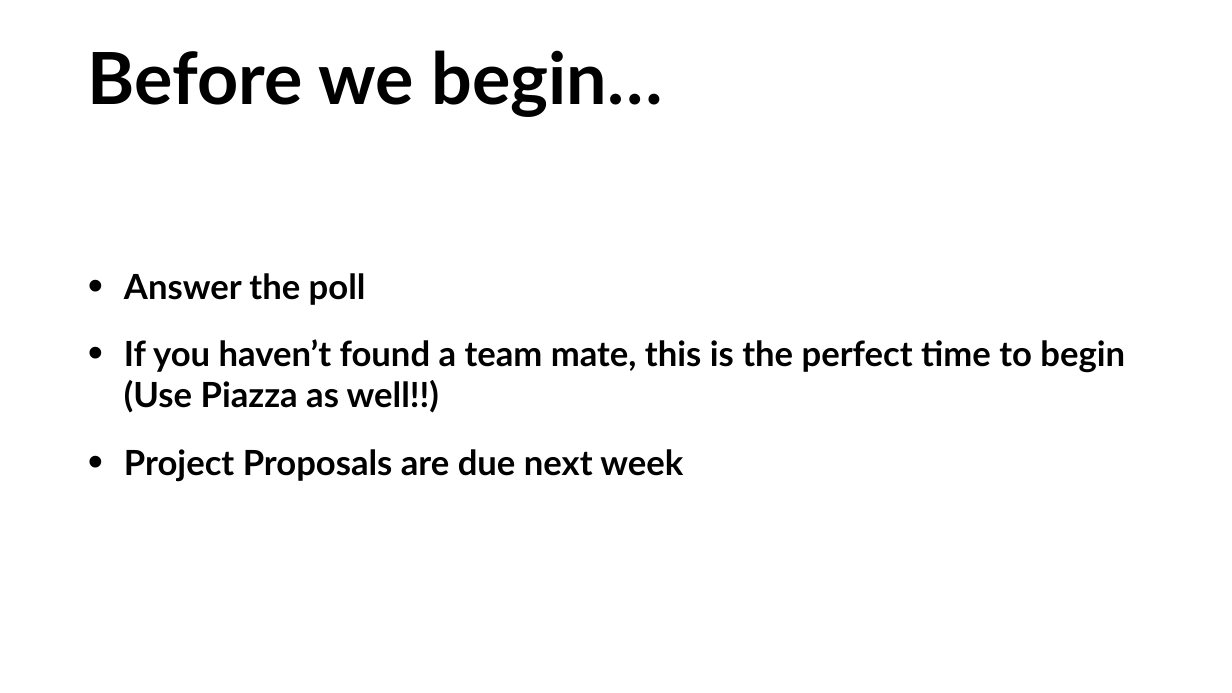
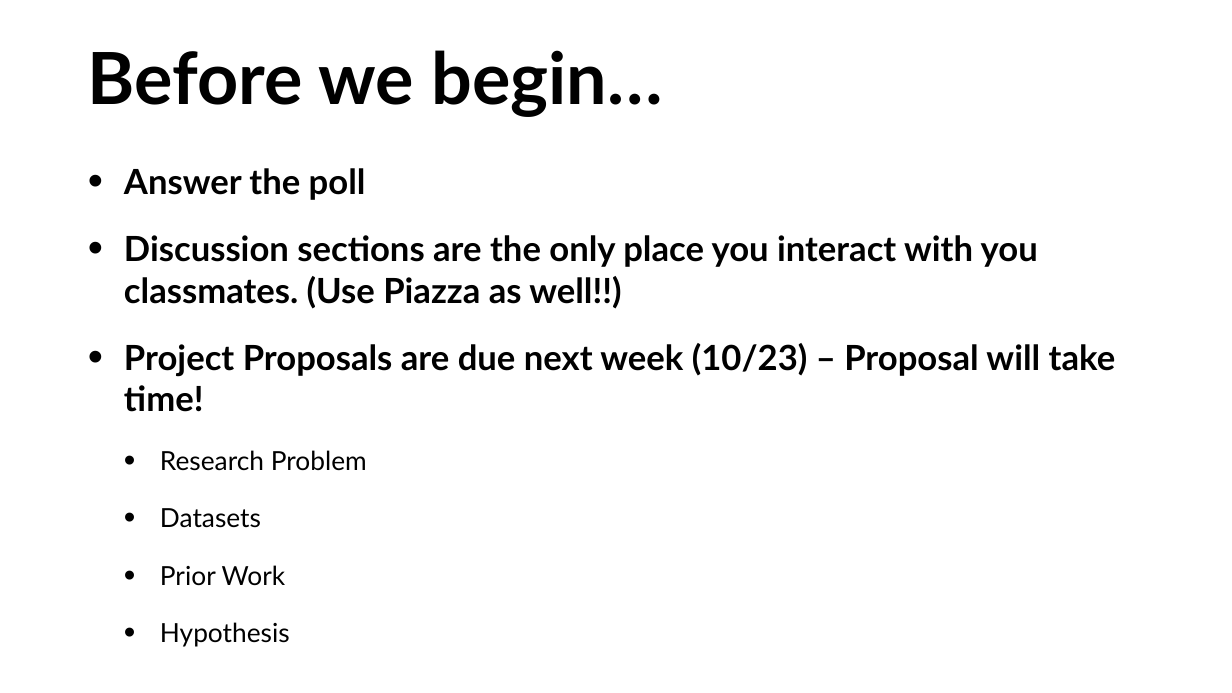
Before and after one commit to COGS108/Section-Fa20, a slide deck: slide 3 of disc02/disc02.pptx. Drawn at 1232x693 pixels with LibreOffice and Linux fonts; fonts in the diff are those of the drawing. Boxes give left, top, right and bottom in pixels: in the first picture for what was removed or moved away, otherwise in the second. Text is boxed around its words. In the diff, an @@ line names an element or a change of style, - is before the commit and + after.

```diff
--- a/disc02/disc02.pptx
+++ b/disc02/disc02.pptx
@@ text "Answer the poll" moved from (x1=124, y1=273, x2=1125, y2=482) to (x1=124, y1=168, x2=1116, y2=647) @@
@@ text at (x1=124, y1=235, x2=1116, y2=647): text changed @@
-• If you haven’t found a team mate, this is the perfect time to begin (Use Piazza as well!!)
-• Project Proposals are due next week
+• Discussion sections are the only place you interact with you classmates. (Use Piazza as well!!)
+• Project Proposals are due next week (10/23) – Proposal will take time!
+  • Research Problem
+  • Datasets
+  • Prior Work
+  • Hypothesis
```
Also in this commit, not shown: 4 other slides changed, 1 other file.
